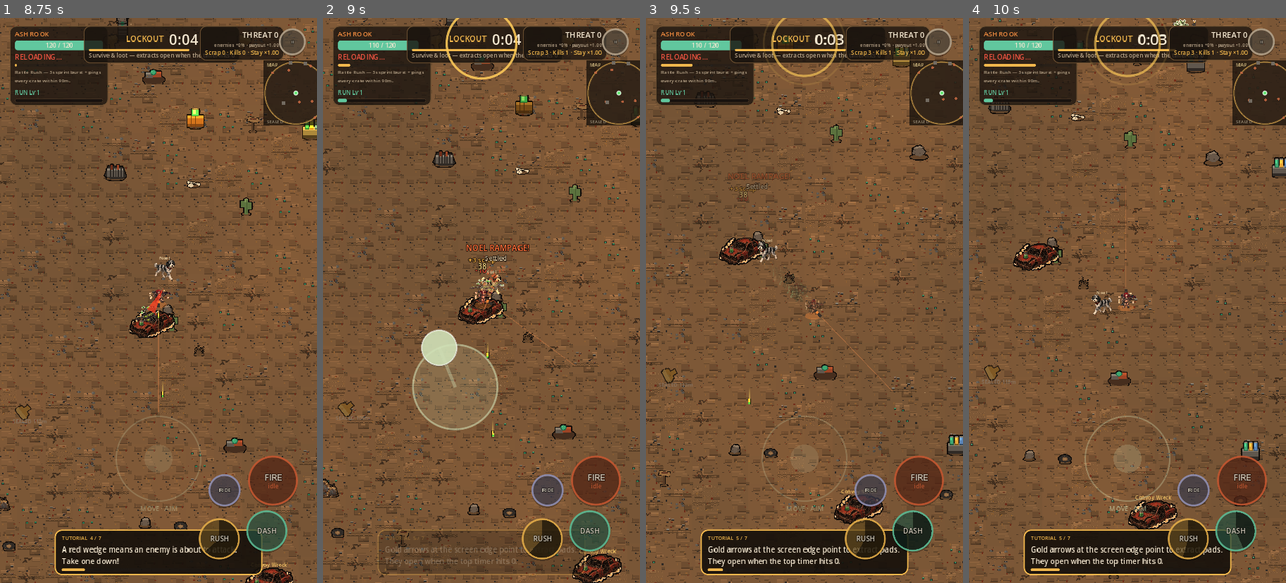
Above: before the commit, frames 1-4 (left to right).
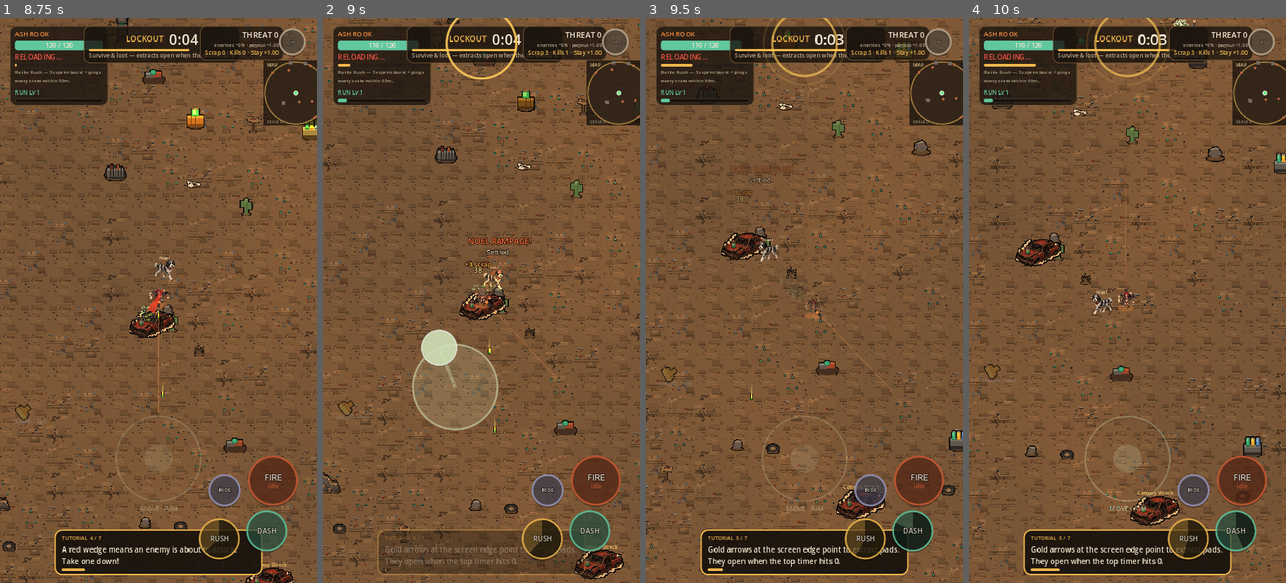
Above: after the commit, the same moments.

Repository: zwoodjr/sprite-lane
Game: Godot game, scene res://tools/test_runner.tscn
Same seed, same stepped clock (60 frames per second), same inputs: the game is played once before the commit and once after it. This scene is started directly instead of the project's main scene.
Inputs (mouse positions are in pixels of both pictures, inside the frame that each line leads up to):
- Up to frame 1 (8.75 s): move the mouse to (228, 272) at 0.52 s; hold D (move_right) 0.53-1.25 s; tap Q (ability) at 0.6, 3.6, 6.6 s; click (228, 272) at 0.67 s; drag from (95, 328) to (142, 413) at 1.27 s; move the mouse to (190, 176) at 2.02 s; hold D (move_right) 2.03-2.75 s; tap E (interact) at 2.1, 5.1, 8.1 s; drag from (142, 413) to (193, 306) at 2.77 s; move the mouse to (253, 385) at 3.52 s; hold A (move_left) 3.53-4.25 s; tap R (reload) at 4.15 s; drag from (63, 215) to (107, 300) at 4.27 s; move the mouse to (174, 300) at 5.02 s; hold S (move_down) 5.03-5.75 s; click (174, 300) at 5.17 s; drag from (110, 159) to (95, 328) at 5.77 s; move the mouse to (228, 272) at 6.52 s; hold W (move_up) 6.53-7.25 s; drag from (95, 328) to (164, 215) at 7.27 s; move the mouse to (190, 176) at 8.02 s; hold S (move_down) from 8.03 s (still down)
- Up to frame 2 (9 s): release S (move_down) at 8.75 s; drag from (465, 413) to (386, 215) at 8.77 s
- Up to frame 3 (9.5 s): no input
- Up to frame 4 (10 s): move the mouse to (1222, 385) at 9.52 s; hold W (move_up) from 9.53 s (still down); tap Q (ability) at 9.6 s; click (1222, 385) at 9.67 s

Frame 1 is identical in both runs. In frame 2, 18% of the frame differs, in the area x 0-100%, y 0-100%; in frame 3, 17%; in frame 4, 16%.

Commit message:
Fix chargers never landing: distance-based lunge contact
Enemies don't collide with the player layer, so slide collisions never fired
and the 26px check was inside the bodies. Lunge now covers the gap and hits
on contact radius 38 (scaled by mob size).

Co-Authored-By: Claude Opus 5.5 <noreply@anthropic.com>
Claude-Session: https://claude.ai/code/session_01STLULqLnwi5WFZbuYaAjZ9

Diff:
--- a/game/scripts/entities/enemy.gd
+++ b/game/scripts/entities/enemy.gd
@@ -41,6 +41,9 @@
 
 ## Slightly larger than heroes (52) so wasteland sheet mobs read at survivor FOV.
 const BODY_FOV_PX := 58.0
+## Charger lunge: speed multiplier and contact radius (player r14 + mob ~16 + slack).
+const LUNGE_SPEED_MULT := 3.4
+const LUNGE_HIT_RADIUS := 38.0
 
 func _ensure_kinds() -> void:
 	if KINDS.is_empty():
@@ -195,16 +198,15 @@
 
 	if _lunge_left > 0.0:
 		_lunge_left -= delta
-		velocity = _lunge_dir * speed * 3.4
+		velocity = _lunge_dir * speed * LUNGE_SPEED_MULT
 		move_and_slide()
-		for i in range(get_slide_collision_count()):
-			var col := get_slide_collision(i).get_collider()
-			if col and col.is_in_group("player") and col.has_method("take_damage"):
-				col.take_damage(damage, self)
-				_lunge_left = 0.0
-		if dist < 26.0 and _player.has_method("take_damage"):
+		## Enemies don't collide with the player layer, so test contact by
+		## distance after the move: player radius (14) + body half-width + slack.
+		var contact := global_position.distance_to(_player.global_position)
+		if contact <= LUNGE_HIT_RADIUS * float(_def.get("scale", 1.0)) and _player.has_method("take_damage"):
 			_player.take_damage(damage, self)
 			_lunge_left = 0.0
+			_knock = -_lunge_dir * 160.0
 		_tick_walk_anim(delta, true)
 		return
 
@@ -256,7 +258,9 @@
 	match _archetype():
 		"charger":
 			_lunge_dir = dir
-			_lunge_left = 0.22
+			## Long enough to actually reach where the player stood (+ a little overshoot).
+			var to_p := _player.global_position.distance_to(global_position) if _player else 120.0
+			_lunge_left = clampf((to_p + 30.0) / maxf(speed * LUNGE_SPEED_MULT, 1.0), 0.18, 0.4)
 			Juice.dust_puff(global_position + Vector2(0, 14), 5)
 		"brute":
 			for a in [-0.22, 0.0, 0.22]:
